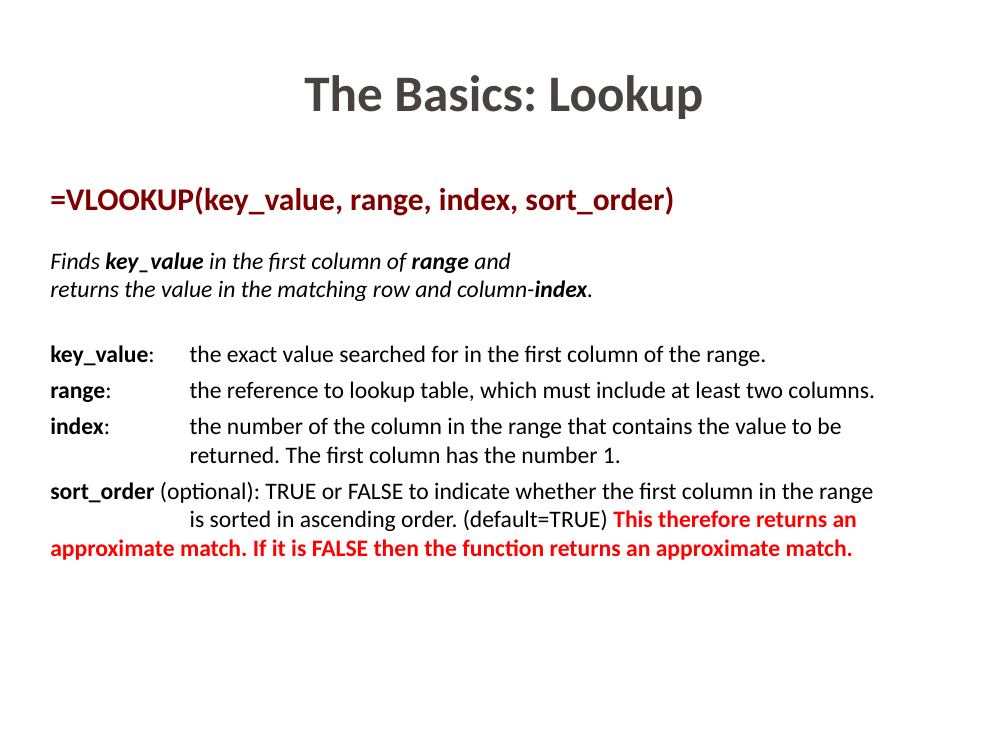
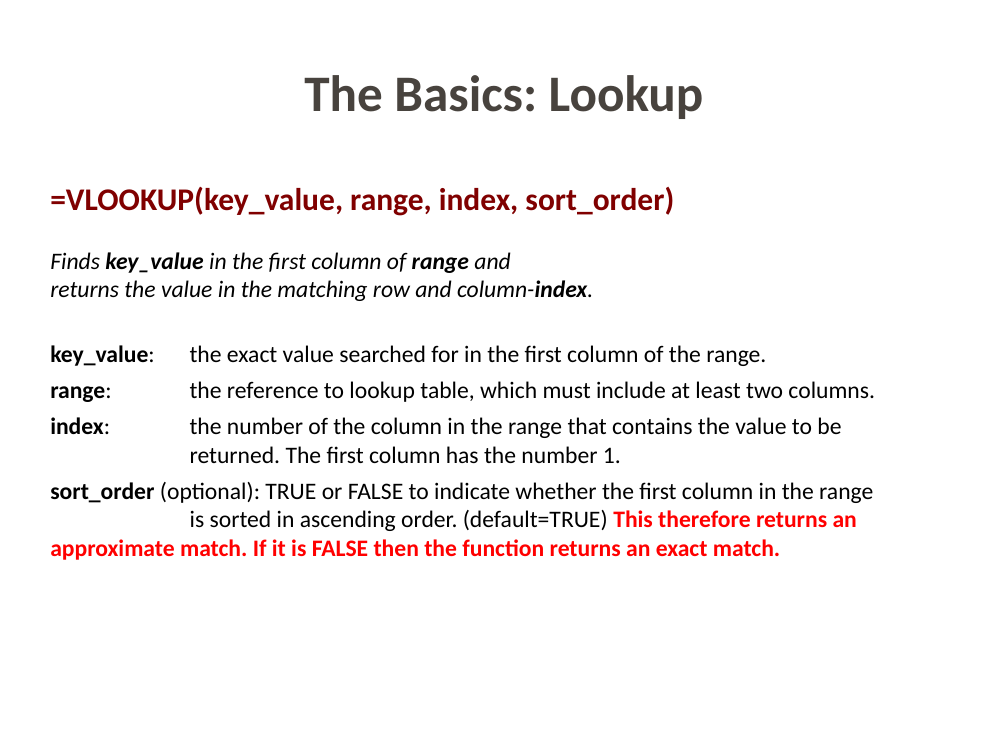
Before and after one commit to dreamind/ix, a slide deck: slide 7 of workshops/spreadsheet/spreadsheet.ppt. Drawn at 1008x756 pixels with LibreOffice and Linux fonts; fonts in the diff are those of the drawing; background and template pictures are left out. Boxes give left, top, right and bottom in pixels: in the first picture for what was removed or moved away, otherwise in the second. Text is boxed around its words. In the diff, an @@ line names an element or a change of style, - is before the commit and + after.

```diff
--- a/workshops/spreadsheet/spreadsheet.ppt
+++ b/workshops/spreadsheet/spreadsheet.ppt
@@ text at bbox=[50, 482, 873, 560]: text changed @@
-sort_order (optional): TRUE or FALSE to indicate whether the first column in the range
-is sorted in ascending order. (default=TRUE) This therefore returns an approximate match. If it is FALSE then the function returns an approximate match.
+sort_order (optional): TRUE or FALSE to indicate whether the first column in the range
+is sorted in ascending order. (default=TRUE) This therefore returns an approximate match. If it is FALSE then the function returns an exact match.
```
Also in this commit, not shown: 1 other file.
